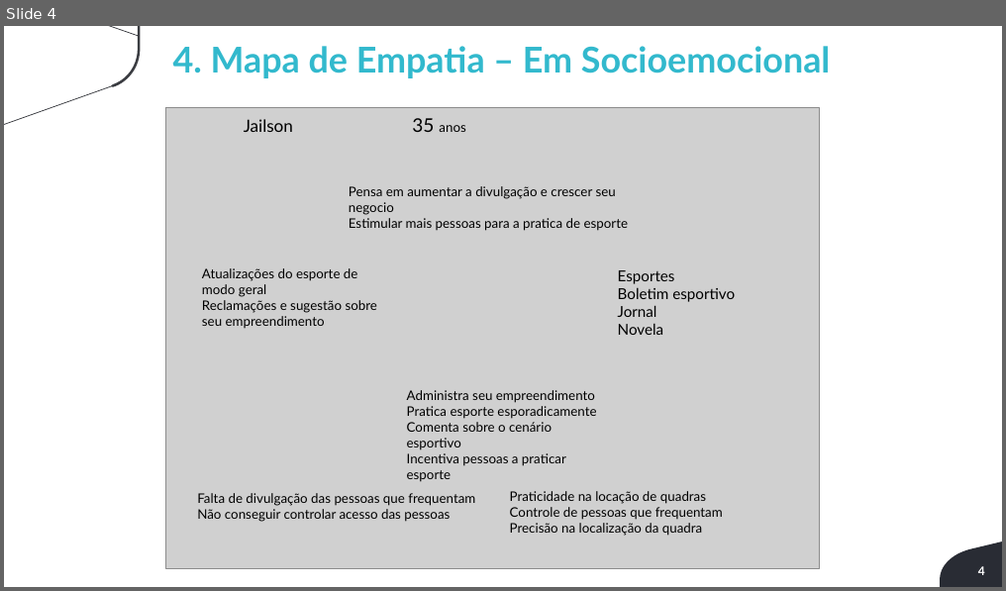
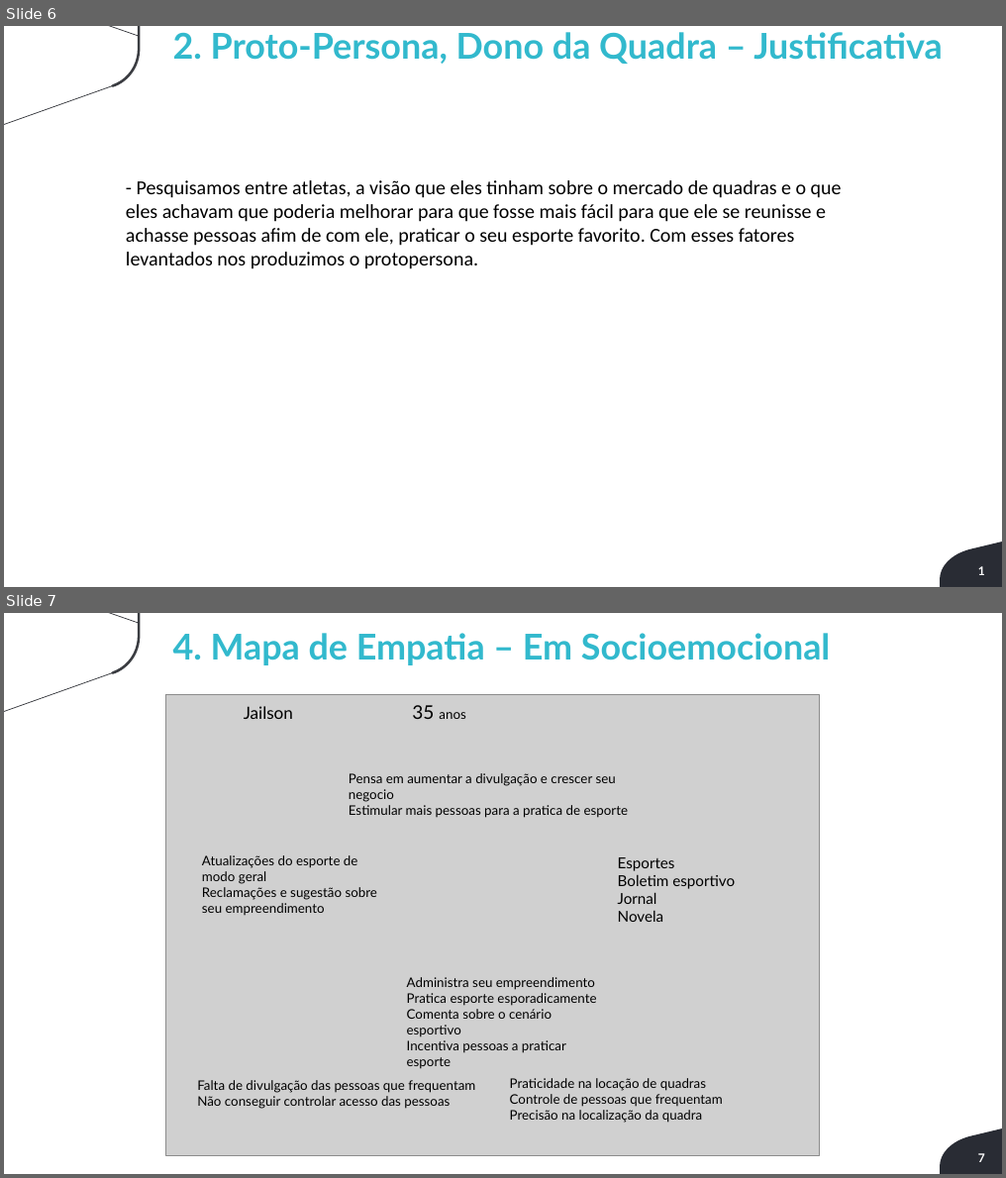
Before and after one commit to luizberto/grupo3-provisorio, a slide deck: Documentação/Sprint 1 - Entregavel do Projeto - v2 - Aluno (2) (1).pptx. Shown one above the other, each under a label of ours: slide 4 before the commit, slides 6 and 7 after it. The pictures are 1006x591 and 1006x1178 pixels, drawn with LibreOffice and Linux fonts; fonts in the diff are those of the drawing; grey boxes stand for pictures; background and template pictures are left out. Boxes give left, top, right and bottom in pixels: in the first picture for what was removed or moved away, otherwise in the second. Text is boxed around its words. In the diff, an @@ line names an element or a change of style, - is before the commit and + after.

Commit message:
ppt de protopersona ataualizado

```diff
--- a/Documentação/Sprint 1 - Entregavel do Projeto - v2 - Aluno (2) (1).pptx
+++ b/Documentação/Sprint 1 - Entregavel do Projeto - v2 - Aluno (2) (1).pptx
@@ slide 6 added at [4,26,1002,587], background #FFFFFF; not listed: 2 template elements that a slide beside it also shows @@
@@ text added at [173,32,943,64], 37.7 pt, text #32B9CD, bold @@
+2. Proto-Persona, Dono da Quadra – Justificativa
@@ text added at [126,180,842,270], 21 pt, text #000000 @@
+- Pesquisamos entre atletas, a visão que eles tinham sobre o mercado de quadras e o que eles achavam que poderia melhorar para que fosse mais fácil para que ele se reunisse e achasse pessoas afim de com ele, praticar o seu esporte favorito. Com esses fatores levantados nos produzimos o protopersona.
@@ text added at [978,567,985,575], 12.6 pt, text #FFFFFF, bold @@
+1
@@ what was slide 4 is now slide 7 @@
@@ page number at [978,1154,985,1162]: text changed @@
-4
+7
```
Also in this commit, not shown: 2 slides changed, 3 other slides added.
